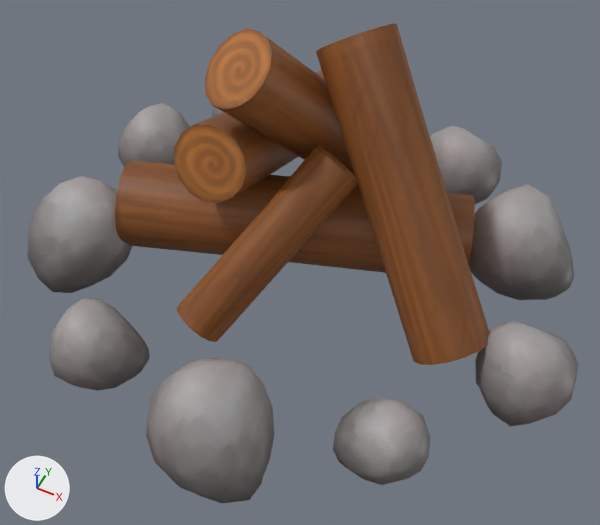
Renders of the FBX model Art_Assets/Environment_Assets/SM_Environment_Campfire.fbx from each side of a commit.
Camera for both pictures: a camera (50 mm lens) standing at (0.423, -0.811, 1.013) and looking at (0.055, -0.075, 0.093). Every picture has the same lights, and +X, +Y and +Z are marked at lower left. Where no turn or scale is listed for an object, it has been applied to the vertices.

Before the edit, the objects in view are built like this:
```python
me_mesh = bpy.data.meshes.new('Mesh')
me_mesh.from_pydata(...)  # 1310 vertices, 1285 faces; spans x -0.407..0.48, y -0.429..0.466, z -0.052..0.402
me_mesh.materials.append(mat_lambert4)  # picture img_tx_campfire_png
ob_campfire = bpy.data.objects.new('Campfire', me_mesh)
ob_campfire.location = (0.0, 0.0, 0.0)
```
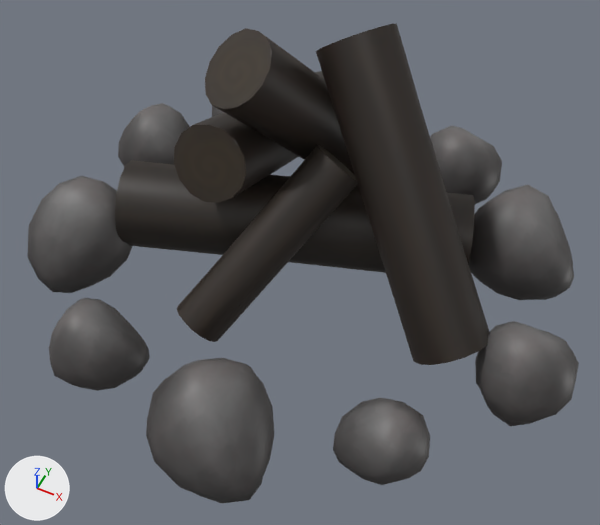
The newer file is also rescaled (x50.0) as a whole; pictures and numbers use the older file's frame.

Edits to the bpy script that builds the scene:
```text
Add img_tx_environment_campfire2_png:
    img_tx_environment_campfire2_png = load_image('TX_Environment_Campfire2.PNG', '_unpacked/TX_Environment_Campfire2.PNG', 2048, 2048, 'sRGB')
Add mat_lambert5:
    mat_lambert5 = principled_material('lambert5')
    mat_lambert5.texture = img_tx_environment_campfire2_png  # with its transparency
Change me_mesh:
    where me_mesh.from_pydata(...)  # 1310 vertices, 1285 faces; spans x -0.407..0.48, y -0.429..0.466, z -0.052..0.402
    remove me_mesh.materials.append(mat_lambert4)  # picture img_tx_campfire_png
    add me_mesh.materials.append(mat_lambert5)  # picture img_tx_environment_campfire2_png
```

Pixel boxes (x1, y1, x2, y2) of what changed, in the pictures (600 x 525 px):
'Campfire', recoloured: (28, 24, 579, 503) in both
